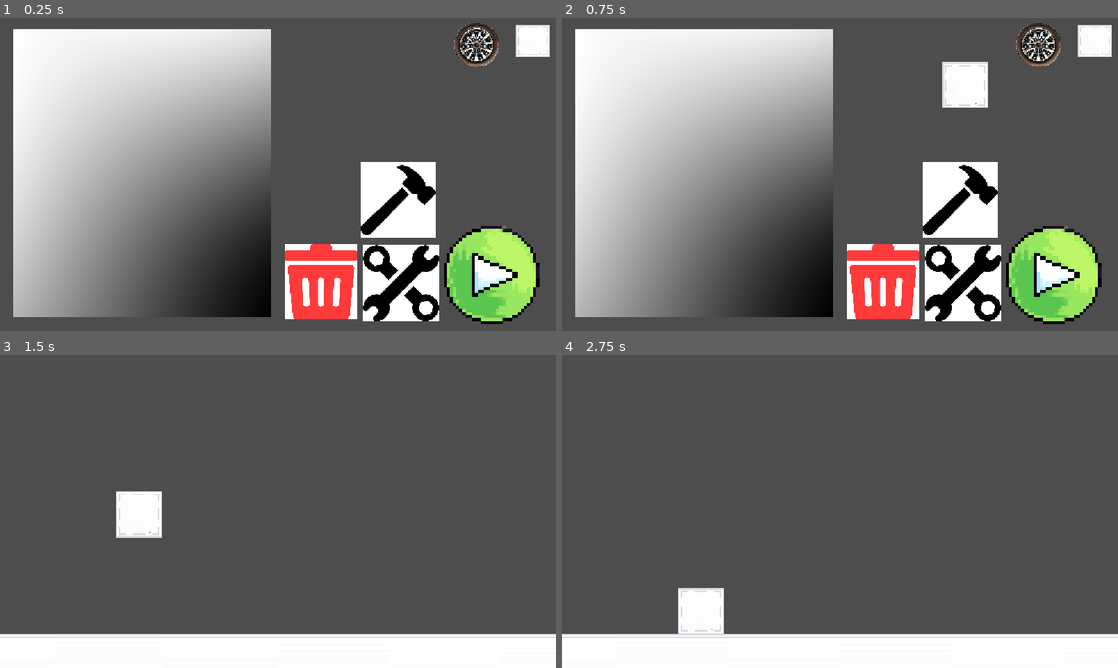
Above: before the commit, frames 1-4 (two rows, left to right).
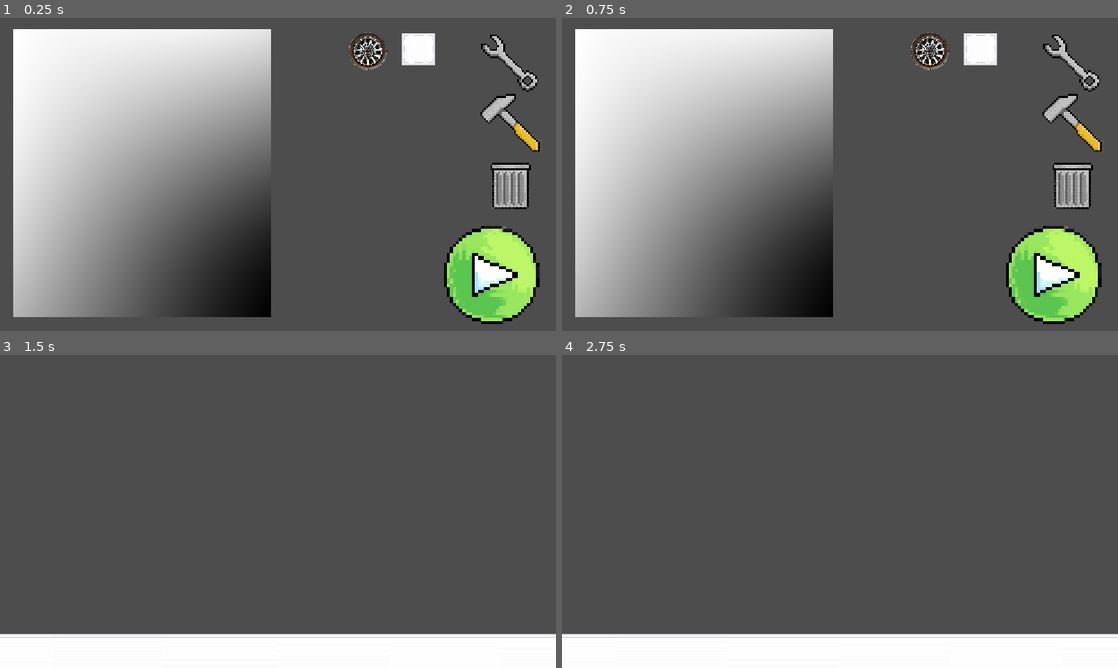
Above: after the commit, the same moments.

Repository: Demoplate/UMPSA-GAME
Game: Godot game, scene res://main.tscn
Same seed, same stepped clock (60 frames per second), same inputs: the game is played once before the commit and once after it.
Inputs (mouse positions are in pixels of both pictures, inside the frame that each line leads up to):
- Up to frame 1 (0.25 s): no input
- Up to frame 2 (0.75 s): tap Enter at 0.5 s; drag from (1095, 39) to (706, 174) at 0.52 s
- Up to frame 3 (1.5 s): tap Space at 1.25 s; drag from (494, 611) to (533, 376) at 1.27 s
- Up to frame 4 (2.75 s): move the mouse to (895, 442) at 2.02 s; click (895, 442) at 2.17 s

The runs differ from the first frame. In frame 1, 14% of the frame differs, in the area x 51-99%, y 1-97%; in frame 2, 15%; in frame 3, 1.2%; in frame 4, 1.2%.

Commit message:
new icon!!!!!!

Diff:
--- a/umpsa_game/Game Scripts/Tool Scripts/delete_tool.gd
+++ b/umpsa_game/Game Scripts/Tool Scripts/delete_tool.gd
@@ -1,5 +1,15 @@
 # SelectButton.gd
 extends Area2D
+
+@onready var open_lid: Sprite2D = $OpenedLid
+@onready var closed_lid: Sprite2D = $ClosedLid
+
+func _process(_delta: float) -> void:
+	# Check if GameData's active tool is DELETE
+	var is_delete_active = (GameData.current_tool == GameData.ToolMode.DELETE)
+	open_lid.visible = is_delete_active
+	closed_lid.visible = not is_delete_active
+
 func _input_event(_viewport, event, _shape_idx):
 	if (event is InputEventScreenTouch and event.pressed) or \
 		(event is InputEventMouseButton and event.button_index == MOUSE_BUTTON_LEFT and event.pressed):
--- a/umpsa_game/Parts/block.tscn
+++ b/umpsa_game/Parts/block.tscn
@@ -1,7 +1,7 @@
 [gd_scene format=3 uid="uid://cr52j1kepsbnr"]
 
 [ext_resource type="Script" uid="uid://blptu5dep4bsk" path="res://Game Scripts/block.gd" id="1_xfwl5"]
-[ext_resource type="Texture2D" uid="uid://375q7q3tls6t" path="res://Textures/Icons/IronBlock.png" id="2_aj3s1"]
+[ext_resource type="Texture2D" uid="uid://375q7q3tls6t" path="res://Textures/PartTextures/IronBlock.png" id="2_aj3s1"]
 
 [sub_resource type="RectangleShape2D" id="RectangleShape2D_g4v7s"]
 
@@ -9,6 +9,7 @@
 collision_layer = 3
 collision_mask = 3
 script = ExtResource("1_xfwl5")
+grid_size = null
 
 [node name="Sprite2D" type="Sprite2D" parent="." unique_id=675145379]
 scale = Vector2(0.04802783, 0.04802783)
--- a/umpsa_game/Parts/rigid_block.tscn
+++ b/umpsa_game/Parts/rigid_block.tscn
@@ -1,6 +1,6 @@
 [gd_scene format=3 uid="uid://dpa5c35mwnxju"]
 
-[ext_resource type="Texture2D" uid="uid://375q7q3tls6t" path="res://Textures/Icons/IronBlock.png" id="1_ga7ff"]
+[ext_resource type="Texture2D" uid="uid://375q7q3tls6t" path="res://Textures/PartTextures/IronBlock.png" id="1_ga7ff"]
 
 [sub_resource type="RectangleShape2D" id="RectangleShape2D_g4v7s"]
 
--- a/umpsa_game/lvl1.tscn
+++ b/umpsa_game/lvl1.tscn
@@ -1,7 +1,7 @@
 [gd_scene format=3 uid="uid://duhv38vos12fq"]
 
 [ext_resource type="Script" uid="uid://cqwkoaku0mdy4" path="res://Game Scripts/Level Scripts/LVL1.gd" id="1_vhjmk"]
-[ext_resource type="Texture2D" uid="uid://375q7q3tls6t" path="res://Textures/Icons/IronBlock.png" id="2_hppyo"]
+[ext_resource type="Texture2D" uid="uid://375q7q3tls6t" path="res://Textures/PartTextures/IronBlock.png" id="2_hppyo"]
 
 [sub_resource type="RectangleShape2D" id="RectangleShape2D_g4v7s"]
 size = Vector2(1232, 57)
--- a/umpsa_game/main.tscn
+++ b/umpsa_game/main.tscn
@@ -2,17 +2,18 @@
 
 [ext_resource type="Script" uid="uid://bgf041kslnfx6" path="res://Game Scripts/buildingarea.gd" id="1_0xm2m"]
 [ext_resource type="PackedScene" uid="uid://cr52j1kepsbnr" path="res://Parts/block.tscn" id="2_1bvp3"]
-[ext_resource type="Texture2D" uid="uid://375q7q3tls6t" path="res://Textures/Icons/IronBlock.png" id="3_efxa6"]
+[ext_resource type="Texture2D" uid="uid://375q7q3tls6t" path="res://Textures/PartTextures/IronBlock.png" id="3_efxa6"]
 [ext_resource type="Script" uid="uid://b24i0oi0vp5oq" path="res://Game Scripts/play.gd" id="4_lquwl"]
 [ext_resource type="Texture2D" uid="uid://1pkac67hplm6" path="res://Textures/Icons/startOrPlayButtton.png" id="5_dg77c"]
 [ext_resource type="PackedScene" uid="uid://d2supgtgs14fr" path="res://Parts/wheel.tscn" id="6_7mycd"]
 [ext_resource type="Texture2D" uid="uid://w8n8sary7svv" path="res://Textures/Icons/pngtree-realistic-car-wheel-tyre-png-image_12219562.png" id="7_5vw27"]
 [ext_resource type="Script" uid="uid://s3ksefud0kvb" path="res://Game Scripts/Tool Scripts/select_tool.gd" id="8_kek77"]
-[ext_resource type="Texture2D" uid="uid://c6q162r47rf8u" path="res://Textures/Icons/wrench.png" id="9_4c57u"]
+[ext_resource type="Texture2D" uid="uid://dqjrup6sul8vp" path="res://Textures/Icons/wrech.png" id="9_ycdy4"]
 [ext_resource type="Script" uid="uid://c72bv5pbimaj" path="res://Game Scripts/Tool Scripts/spawner_tool.gd" id="10_4c57u"]
-[ext_resource type="Texture2D" uid="uid://bdkyajnt0fx0m" path="res://Textures/Icons/Buildtool.png" id="11_efxa6"]
+[ext_resource type="Texture2D" uid="uid://1idwa30ya7ig" path="res://Textures/Icons/Hammer.png" id="11_w48qg"]
 [ext_resource type="Script" uid="uid://xu3f43skh4c" path="res://Game Scripts/Tool Scripts/delete_tool.gd" id="12_dg77c"]
-[ext_resource type="Texture2D" uid="uid://b7u7s5mrw2kqj" path="res://Textures/Icons/Delete.png" id="13_ycdy4"]
+[ext_resource type="Texture2D" uid="uid://c3sx2draw4oo7" path="res://Textures/Icons/CloseLid.png" id="13_vivmo"]
+[ext_resource type="Texture2D" uid="uid://dbvtoa6725d61" path="res://Textures/Icons/OpenLid.png" id="14_2cqfq"]
 
 [sub_resource type="RectangleShape2D" id="RectangleShape2D_g4v7s"]
 
@@ -40,7 +41,7 @@
 scale = Vector2(0.35, 0.35)
 
 [node name="BlockCloner" type="Area2D" parent="." unique_id=1639796886]
-position = Vector2(1962.8572, -722.8571)
+position = Vector2(1285.7144, -677.1429)
 scale = Vector2(-9.785782, 9.191264)
 collision_layer = 4
 script = ExtResource("1_0xm2m")
@@ -80,8 +81,8 @@
 texture = ExtResource("5_dg77c")
 
 [node name="WheelCloner" type="Area2D" parent="." unique_id=120399294]
-position = Vector2(1628.5713, -699.99994)
-scale = Vector2(-2.7823334, -2.7823334)
+position = Vector2(985.71436, -662.85724)
+scale = Vector2(-2.3540852, -2.3540852)
 script = ExtResource("1_0xm2m")
 part_scene = ExtResource("6_7mycd")
 
@@ -94,11 +95,14 @@
 shape = SubResource("CircleShape2D_g4v7s")
 
 [node name="SelectTool" type="Area2D" parent="." unique_id=1768975826]
+position = Vector2(928.5715, -1131.4286)
+scale = Vector2(0.7596728, 0.7596728)
 script = ExtResource("8_kek77")
 
 [node name="Sprite2D" type="Sprite2D" parent="SelectTool" unique_id=1152373873]
 position = Vector2(1182.857, 708.5714)
-texture = ExtResource("9_4c57u")
+scale = Vector2(0.22378896, 0.22378896)
+texture = ExtResource("9_ycdy4")
 
 [node name="CollisionShape2D" type="CollisionShape2D" parent="SelectTool" unique_id=837493369]
 position = Vector2(1185.7144, 708.5714)
@@ -106,11 +110,14 @@
 shape = SubResource("RectangleShape2D_aj3s1")
 
 [node name="BuildTool" type="Area2D" parent="." unique_id=295933461]
+position = Vector2(920, -414.2857)
+scale = Vector2(0.7765496, 0.7765496)
 script = ExtResource("10_4c57u")
 
 [node name="Sprite2D" type="Sprite2D" parent="BuildTool" unique_id=670084493]
 position = Vector2(1168.5713, 217.14288)
-texture = ExtResource("11_efxa6")
+scale = Vector2(0.24284133, 0.24284133)
+texture = ExtResource("11_w48qg")
 
 [node name="CollisionShape2D" type="CollisionShape2D" parent="BuildTool" unique_id=792160556]
 position = Vector2(1171.4286, 217.14282)
@@ -118,13 +125,20 @@
 shape = SubResource("RectangleShape2D_aj3s1")
 
 [node name="DeleteTool" type="Area2D" parent="." unique_id=1464393887]
-position = Vector2(-459.99997, 482.85712)
+position = Vector2(925.7143, -60.000015)
+scale = Vector2(0.77613276, 0.77613276)
 script = ExtResource("12_dg77c")
 
-[node name="Sprite2D" type="Sprite2D" parent="DeleteTool" unique_id=102306250]
+[node name="ClosedLid" type="Sprite2D" parent="DeleteTool" unique_id=102306250]
 position = Vector2(1168.5713, 217.14288)
-scale = Vector2(0.82551426, 0.7608666)
-texture = ExtResource("13_ycdy4")
+scale = Vector2(0.22611389, 0.20840646)
+texture = ExtResource("13_vivmo")
+
+[node name="OpenedLid" type="Sprite2D" parent="DeleteTool" unique_id=1064541021]
+visible = false
+position = Vector2(1168.5713, 217.14288)
+scale = Vector2(0.22398283, 0.20644228)
+texture = ExtResource("14_2cqfq")
 
 [node name="CollisionShape2D" type="CollisionShape2D" parent="DeleteTool" unique_id=1462903936]
 position = Vector2(1171.4286, 217.14282)
Binary file removed: umpsa_game/Textures/Icons/Buildtool.png
Binary file added: umpsa_game/Textures/Icons/CloseLid.png
Not shown, added: umpsa_game/Textures/Icons/CloseLid.png.import
Binary file removed: umpsa_game/Textures/Icons/Delete.png
Binary file added: umpsa_game/Textures/Icons/Hammer.png
Not shown, changed: umpsa_game/Textures/Icons/Hammer.png.import
Binary file added: umpsa_game/Textures/Icons/OpenLid.png
Not shown, changed: umpsa_game/Textures/Icons/OpenLid.png.import
Binary file added: umpsa_game/Textures/Icons/wrech.png
Not shown, changed: umpsa_game/Textures/Icons/wrech.png.import
Binary file removed: umpsa_game/Textures/Icons/wrench.png
Renamed: umpsa_game/Textures/Icons/IronBlock.png -> umpsa_game/Textures/PartTextures/IronBlock.png
(and 1 more such lines)
